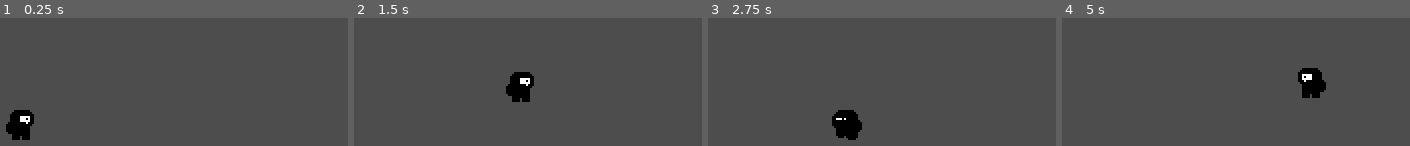
Above: before the commit, frames 1-4 (left to right).
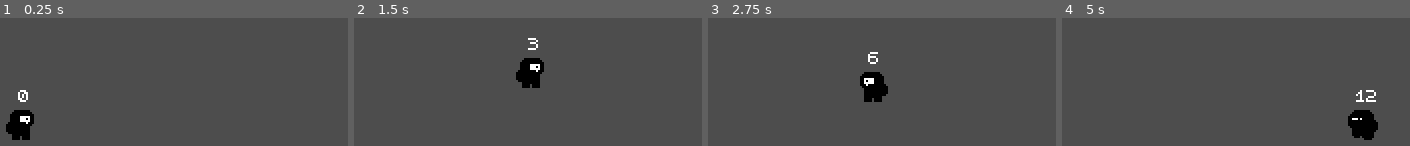
Above: after the commit, the same moments.

Repository: austintian03/presence
Game: Godot game, scene res://Scenes/game.tscn
The game is run twice, just before and just after one commit, with the same random seed, the same clock (stepped at 60 frames per second) and the same inputs.
Inputs:
- Up to frame 1 (0.25 s): no input
- Up to frame 2 (1.5 s): tap Enter at 0.5 s; hold Right (move_right) from 0.53 s (still down); tap S (hide) at 0.6 s; tap Up (jump) at 0.77, 0.8, 1.07, 1.35 s
- Up to frame 3 (2.75 s): tap Up (jump) at 1.52, 1.82, 2.3 s; tap S (hide) at 1.55, 2.1 s; release Right (move_right) at 2.03 s; hold Left (move_left) from 2.03 s (still down)
- Up to frame 4 (5 s): release Left (move_left) at 2.78 s; hold Right (move_right) 2.78-4.28 s; tap Shift (sprint) at 2.85 s; tap Up (jump) at 3.02, 3.32, 3.77, 3.8, 4.07, 4.35, 4.52, 4.82 s; tap S (hide) at 3.05, 3.6, 4.55 s; hold Left (move_left) from 4.28 s (still down)

The runs differ from the first frame. In frame 1, 0.2% of the frame differs, in the area x 5-9%, y 56-66%; in frame 2, 2.2%; in frame 3, 3.2%; in frame 4, 3.3%, in the area x 67-91%, y 39-96%.

Commit message:
Implement initial Presence system
PresenceManager updates Player.presence_lvl stat; when StateMachine changes states for the player it now emits a state_entered signal, and when the Player catches the signal it instructs the PresenceManager to change the rate of update for presence depending on what state the player currently is in

Diff:
--- a/presence/Objects/scripts/state_machine.gd
+++ b/presence/Objects/scripts/state_machine.gd
@@ -1,4 +1,6 @@
 extends Node
+
+signal state_entered
 
 @export var parent: CharacterBody2D
 @export var animations: AnimatedSprite2D
@@ -40,3 +42,5 @@
 
 	new_state.enter()
 	current_state = new_state
+
+	state_entered.emit(new_state_name)
--- a/presence/Player/player.tscn
+++ b/presence/Player/player.tscn
@@ -1,9 +1,11 @@
-[gd_scene load_steps=35 format=3 uid="uid://brdjjdli3q1ha"]
+[gd_scene load_steps=37 format=3 uid="uid://brdjjdli3q1ha"]
 
 [ext_resource type="Script" uid="uid://76f42n8q36tp" path="res://Player/scripts/player.gd" id="1_4ntmi"]
 [ext_resource type="Texture2D" uid="uid://cojnlu8uk2i33" path="res://Art/sprites/presence-guy-Sheet.png" id="1_l8h54"]
+[ext_resource type="Script" uid="uid://m6xr0qhs1h1" path="res://Player/scripts/presence_manager.gd" id="3_00tjw"]
 [ext_resource type="Script" uid="uid://dydt6xas4kvwa" path="res://Objects/scripts/state_machine.gd" id="3_btcbx"]
 [ext_resource type="Script" uid="uid://b3na5bbfpm50o" path="res://Player/scripts/states/idle.gd" id="4_gwnis"]
+[ext_resource type="FontFile" uid="uid://d31y4fyh1ctg" path="res://Assets/fonts/Dedicool.ttf" id="4_x3vf3"]
 [ext_resource type="Script" uid="uid://dm6wuu6ius2vj" path="res://Player/scripts/states/walk.gd" id="5_k53q1"]
 [ext_resource type="Script" uid="uid://cj1doaorhwiqd" path="res://Player/scripts/states/run.gd" id="6_fhl08"]
 [ext_resource type="Script" uid="uid://dc4cwknwtxdse" path="res://Player/scripts/states/jump.gd" id="7_vtle1"]
@@ -260,10 +262,26 @@
 
 [node name="AnimatedSprite2D" type="AnimatedSprite2D" parent="."]
 sprite_frames = SubResource("SpriteFrames_x3vf3")
-animation = &"hide"
+animation = &"idle_2"
 
 [node name="CollisionShape2D" type="CollisionShape2D" parent="."]
 shape = SubResource("CapsuleShape2D_l8h54")
+
+[node name="PresenceManager" type="Node" parent="."]
+script = ExtResource("3_00tjw")
+
+[node name="PresenceLabel" type="Label" parent="."]
+offset_left = -14.0
+offset_top = -25.0
+offset_right = 15.0
+offset_bottom = -9.0
+size_flags_vertical = 0
+theme_override_fonts/font = ExtResource("4_x3vf3")
+theme_override_font_sizes/font_size = 8
+text = "p lvl"
+horizontal_alignment = 1
+vertical_alignment = 2
+metadata/_edit_use_anchors_ = true
 
 [node name="StateMachine" type="Node" parent="." node_paths=PackedStringArray("parent", "animations", "initial_state")]
 script = ExtResource("3_btcbx")
--- a/presence/Player/scripts/player.gd
+++ b/presence/Player/scripts/player.gd
@@ -1,10 +1,21 @@
 extends CharacterBody2D
 
-const SPEED = 100
-const JUMP_VELOCITY = -200
+@export_group("Movement Values")
+@export var SPEED = 100
+@export var JUMP_VELOCITY = -250
+var presence_lvl: float
 
 @onready var animations: AnimatedSprite2D = $AnimatedSprite2D
 @onready var state_machine: Node = $StateMachine
+@onready var presence_manager: PresenceManager = $PresenceManager
+@onready var presence_label: Label = $PresenceLabel
+
+func _ready() -> void:
+	state_machine.state_entered.connect(on_state_entered)
+
+func _process(delta: float) -> void:
+	#presence_manager._process(delta)
+	presence_label.text = str(int(presence_lvl))
 
 func _physics_process(delta: float) -> void:
 	velocity += get_gravity() * delta
@@ -18,3 +29,6 @@
 		animations.flip_h = true
 
 	move_and_slide()
+
+func on_state_entered(state_name: String) -> void:
+	presence_manager.update_presence(state_name)
--- /dev/null
+++ b/presence/Player/scripts/presence_manager.gd
@@ -0,0 +1,33 @@
+class_name PresenceManager
+extends Node
+
+@export_group("Presence Values")
+@export var max_presence: float = 100
+@export var initial_presence: float = 0
+@export var base_rate: float = 1.0
+var p_rate: float
+
+@onready var parent: Node = get_owner()
+
+func _ready() -> void:
+	p_rate = base_rate
+	parent.presence_lvl = initial_presence
+
+func _process(delta: float) -> void:
+	parent.presence_lvl = min(parent.presence_lvl + p_rate*delta, max_presence)
+
+func set_p_rate(val: float) -> void:
+	p_rate = val
+
+func update_presence(state_name: String) -> void:
+	match state_name:
+		"idle":
+			set_p_rate(base_rate)
+		"walk":
+			set_p_rate(2.0)
+		"run":
+			set_p_rate(5.0)
+		"jump":
+			set_p_rate(3.0)
+		"hide":
+			set_p_rate(-5.0)
Not shown, added: presence/Player/scripts/presence_manager.gd.uid
